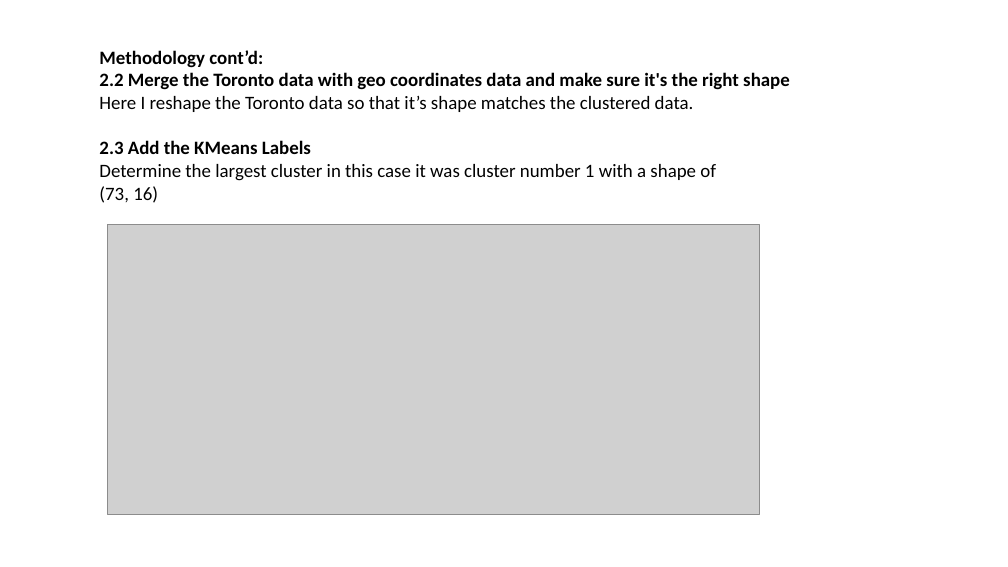
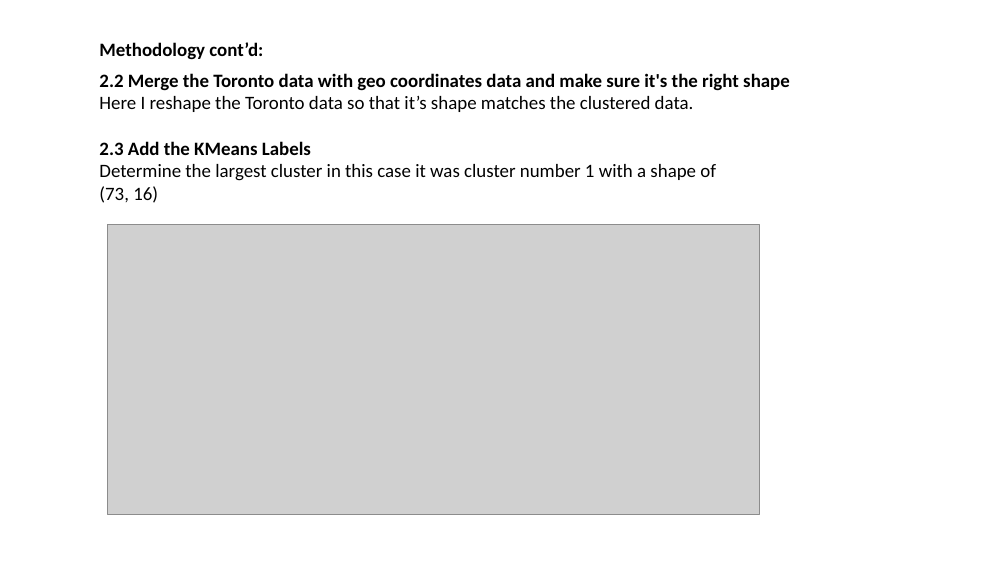
Before and after one commit to vir007/Coursera_Capstone, a slide deck: slide 10 of Week 4_5/Week_5_Presentation.pptx. Drawn at 1008x567 pixels with LibreOffice and Linux fonts; fonts in the diff are those of the drawing; grey boxes stand for pictures. Boxes give left, top, right and bottom in pixels: in the first picture for what was removed or moved away, otherwise in the second. Text is boxed around its words. In the diff, an @@ line names an element or a change of style, - is before the commit and + after.

```diff
--- a/Week 4_5/Week_5_Presentation.pptx
+++ b/Week 4_5/Week_5_Presentation.pptx
@@ text at [99, 50, 263, 68]: paragraph removed @@
-Methodology cont’d:
@@ text added at [99, 42, 263, 60], 18 pt, text #000000, bold @@
+Methodology cont’d:
@@ text "2.2 Merge the Toronto data ...": place and size @@
-text "2.2 Merge the Toronto data ..." at [99, 50, 790, 203]
+text "2.2 Merge the Toronto data ..." at [99, 73, 790, 203]
```
Also in this commit, not shown: 10 other slides changed, 1 other file.
